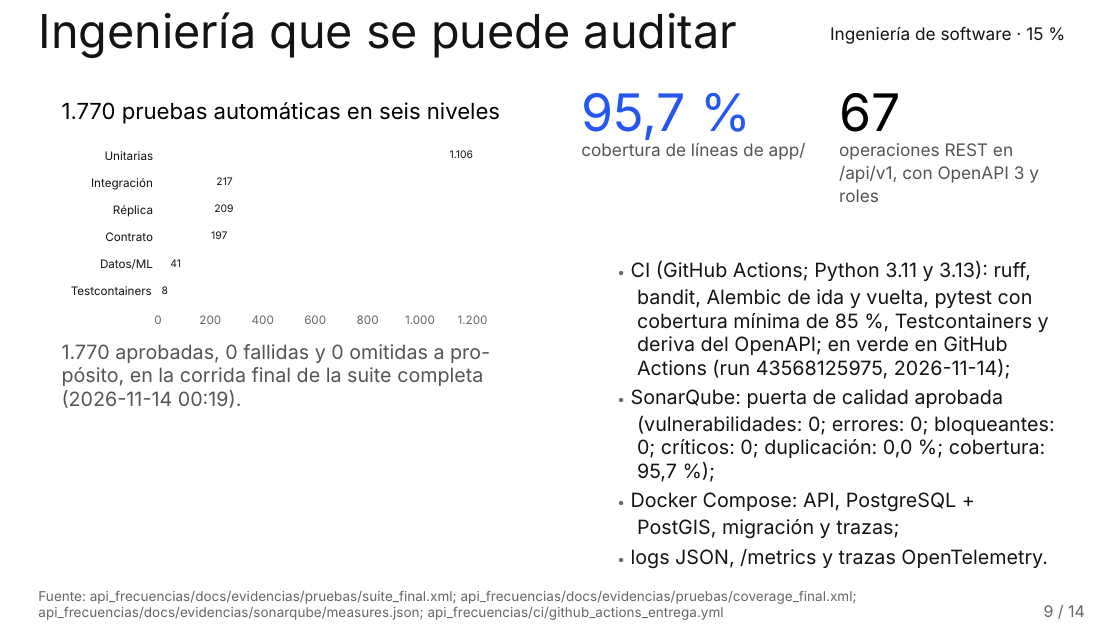
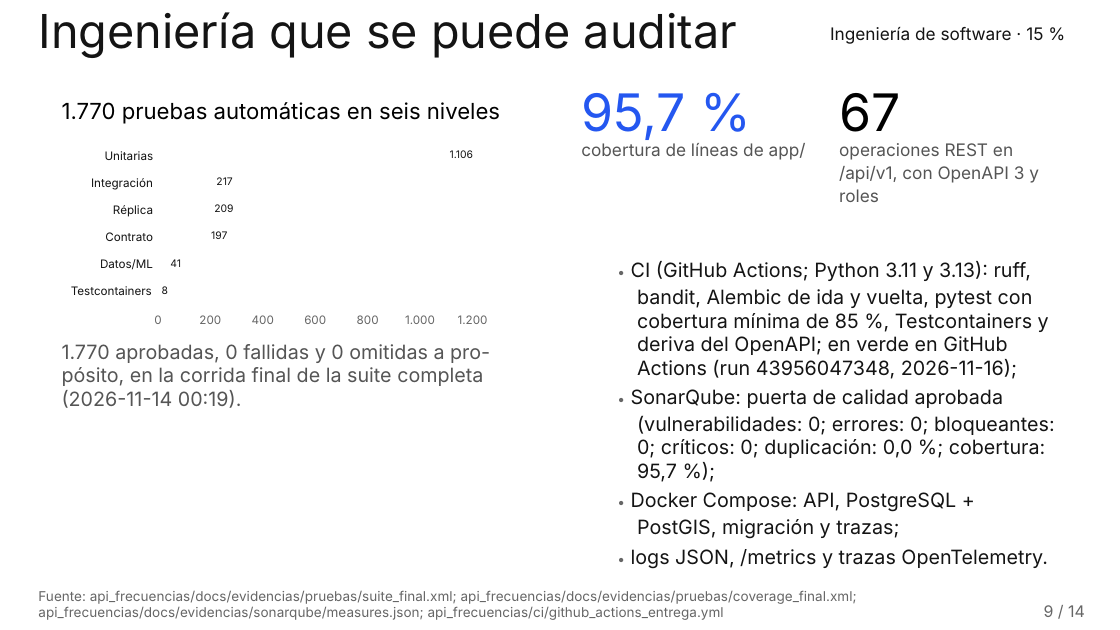
Before and after one commit to RubenEsg/Data-Challenge-pro-extreme, a slide deck: slide 9 of documentos/presentacion_final.pptx. Drawn at 1120x630 pixels with LibreOffice and Linux fonts; fonts in the diff are those of the drawing; background and template pictures are left out. Boxes give left, top, right and bottom in pixels: in the first picture for what was removed or moved away, otherwise in the second. Text is boxed around its words. In the diff, an @@ line names an element or a change of style, - is before the commit and + after.

```diff
--- a/documentos/presentacion_final.pptx
+++ b/documentos/presentacion_final.pptx
@@ text at <box>637,359,1017,379</box>: text changed @@
-Actions (run 43568125975, 2026-11-14);
+Actions (run 43956047348, 2026-11-16);
```
Also in this commit, not shown: 13 other files.
